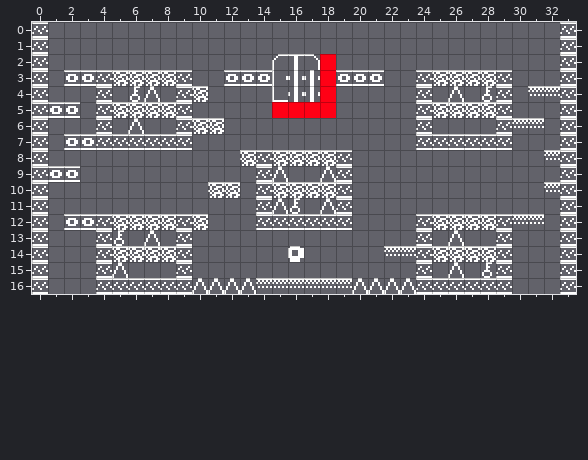
Two versions of a level (Tiled map, Assets/Levels/fgame/bb9.tmx). The picture above was drawn from the file before the commit.
Cells are 8x8 px. Shown: x 0..33, y 0..16.
And afterwards:
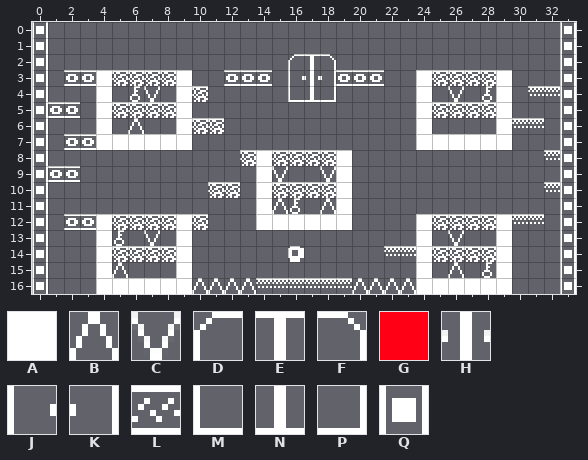
Key: from "pacman": A 0, B 6, C 7, D 8, E 9, F 10, G 11, H 12, J 28, K 30, L 40, M 48, N 49, P 50, Q 160.
_ is an empty cell, . an unchanged one.
Tiles of an added or newly shown layer are drawn over the layers below it.
The exact change:
--- layer "Tile Layer 1"
@@ x 0..33 @@
- 0 L................................L
- 1 L................................L
- 2 L..............DEFG..............L
- 3 L...L....L.....JH.G.....L....L...L
- 4 L...L..B.L.....MHHG.....L.B..L...L
- 5 L...L....L.....GGGG.....L....L...L
- 6 L...L....L..............L....L...L
- 7 L...LLLLLL..............LLLLLL...L
- 8 L.............L....L.............L
- 9 L.............LB..BL.............L
-10 L.............L....L.............L
-11 L.............L....L.............L
-12 L...L....L....LLLLLL....L....L...L
-13 L...L..B.L..............L.B..L...L
-14 L...L....L..............L....L...L
-15 L...L....L..............L....L...L
-16 L...LLLLLL..............LLLLLL...L
+ 0 Q................................Q
+ 1 Q................................Q
+ 2 Q.............._DEF..............Q
+ 3 Q...A....A....._J.K.....A....A...Q
+ 4 Q...A..C.A....._MNP.....A.C..A...Q
+ 5 Q...A....A.....____.....A....A...Q
+ 6 Q...A....A..............A....A...Q
+ 7 Q...AAAAAA..............AAAAAA...Q
+ 8 Q.............A....A.............Q
+ 9 Q.............AC..CA.............Q
+10 Q.............A....A.............Q
+11 Q.............A....A.............Q
+12 Q...A....A....AAAAAA....A....A...Q
+13 Q...A..C.A..............A.C..A...Q
+14 Q...A....A..............A....A...Q
+15 Q...A....A..............A....A...Q
+16 Q...AAAAAA..............AAAAAA...Q
--- layer "background" (added)
@@ x 16..18 @@
- 2 ___
- 3 _._
- 4 ___
+ 2 DEF
+ 3 J.K
+ 4 MNP
Where, in picture pixels (left, top, right, bottom), the same in both pictures:
changed: (32, 22, 48, 294)
changed: (560, 22, 576, 294)
changed: (272, 54, 336, 118)
changed: (96, 72, 192, 148)
changed: (416, 72, 512, 148)
changed: (256, 152, 352, 228)
changed: (96, 216, 192, 292)
changed: (416, 216, 512, 292)
